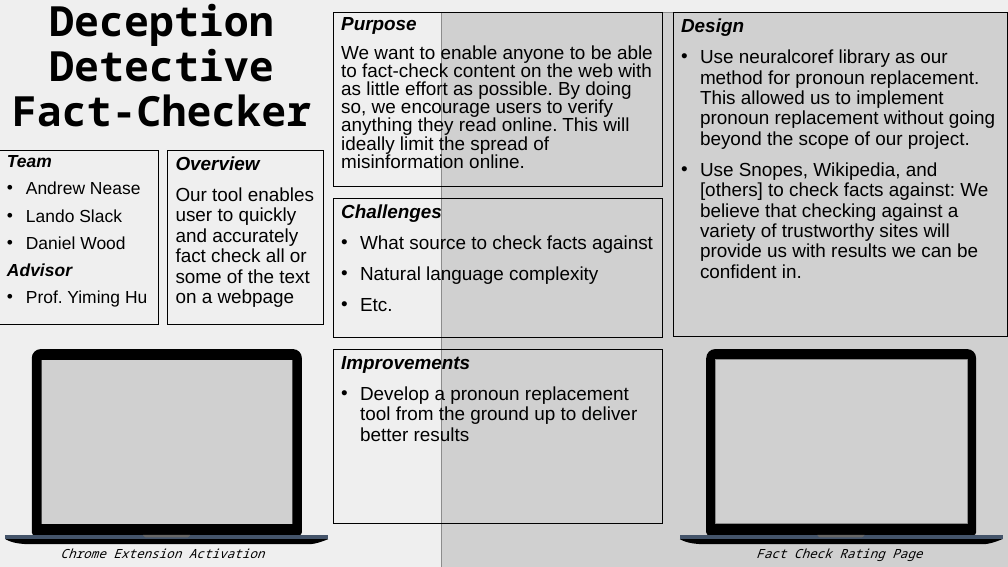
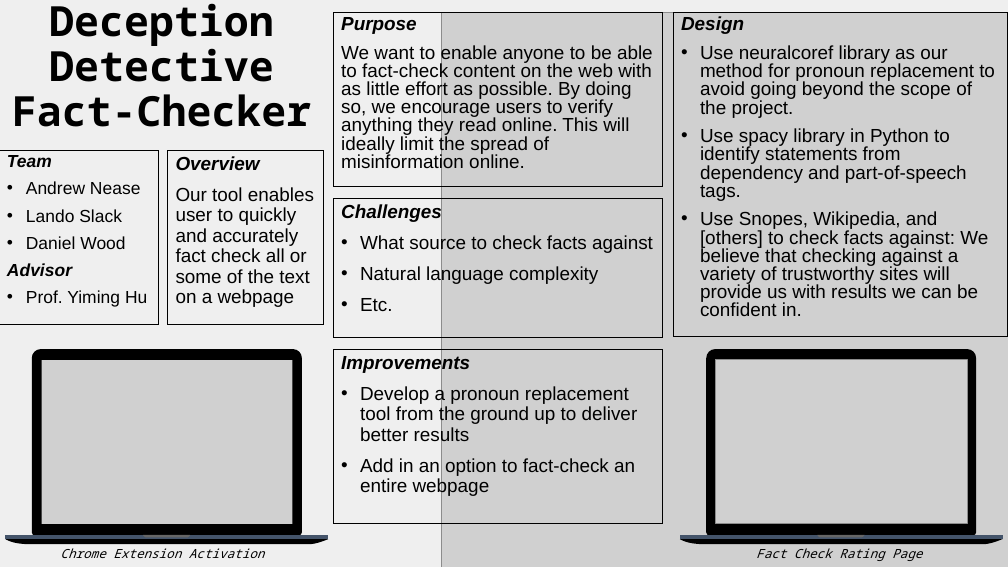
Before and after one commit to anease/senior-design, a slide deck: slide 1 of ExpoPoster.pptx. Drawn at 1008x567 pixels with LibreOffice and Linux fonts; fonts in the diff are those of the drawing; grey boxes stand for pictures. Boxes give left, top, right and bottom in pixels: in the first picture for what was removed or moved away, otherwise in the second. Text is boxed around its words. In the diff, an @@ line names an element or a change of style, - is before the commit and + after.

Commit message:
edited poster and presentation

```diff
--- a/ExpoPoster.pptx
+++ b/ExpoPoster.pptx
@@ text in rectangle at bbox=[681, 16, 988, 316]: line spacing 0.9 to 0.8 @@
@@ text in rectangle at bbox=[700, 45, 995, 201]: text changed @@
-• Use neuralcoref library as our method for pronoun replacement. This allowed us to implement pronoun replacement without going beyond the scope of our project.
+• Use neuralcoref library as our method for pronoun replacement to avoid going beyond the scope of the project.
+• Use spacy library in Python to identify statements from dependency and part-of-speech tags.
@@ text in rectangle at bbox=[360, 458, 635, 497]: paragraph added @@
+• Add in an option to fact-check an entire webpage
```
Also in this commit, not shown: 1 other file.
